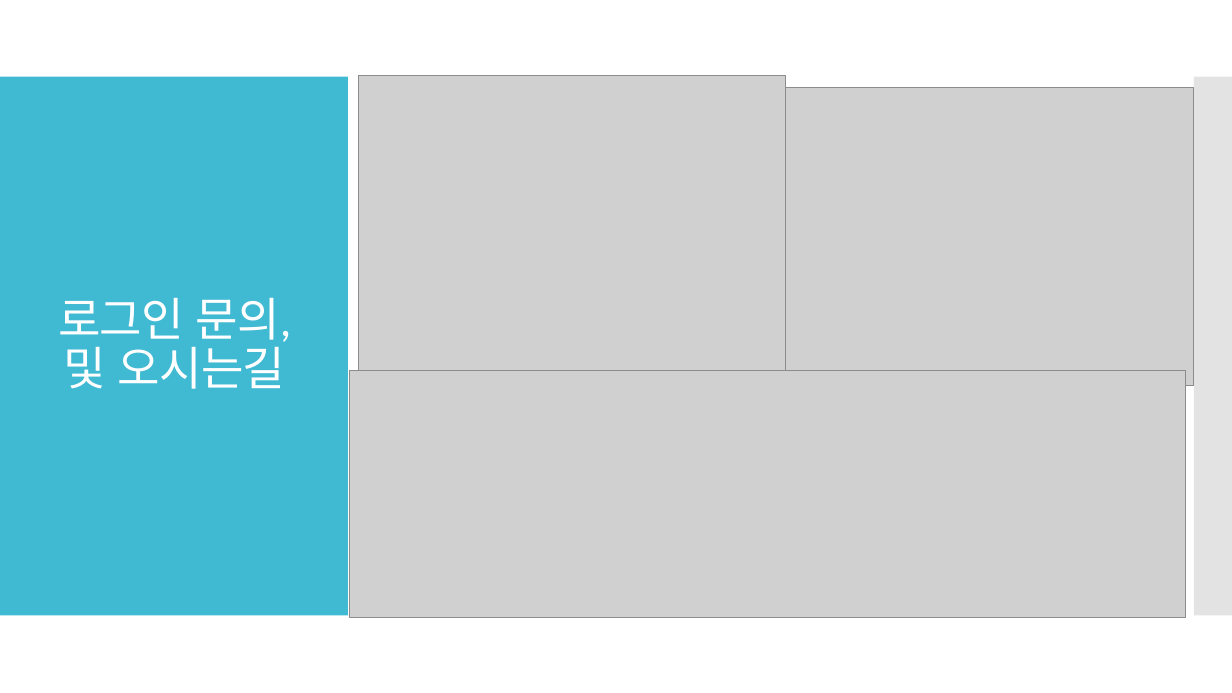
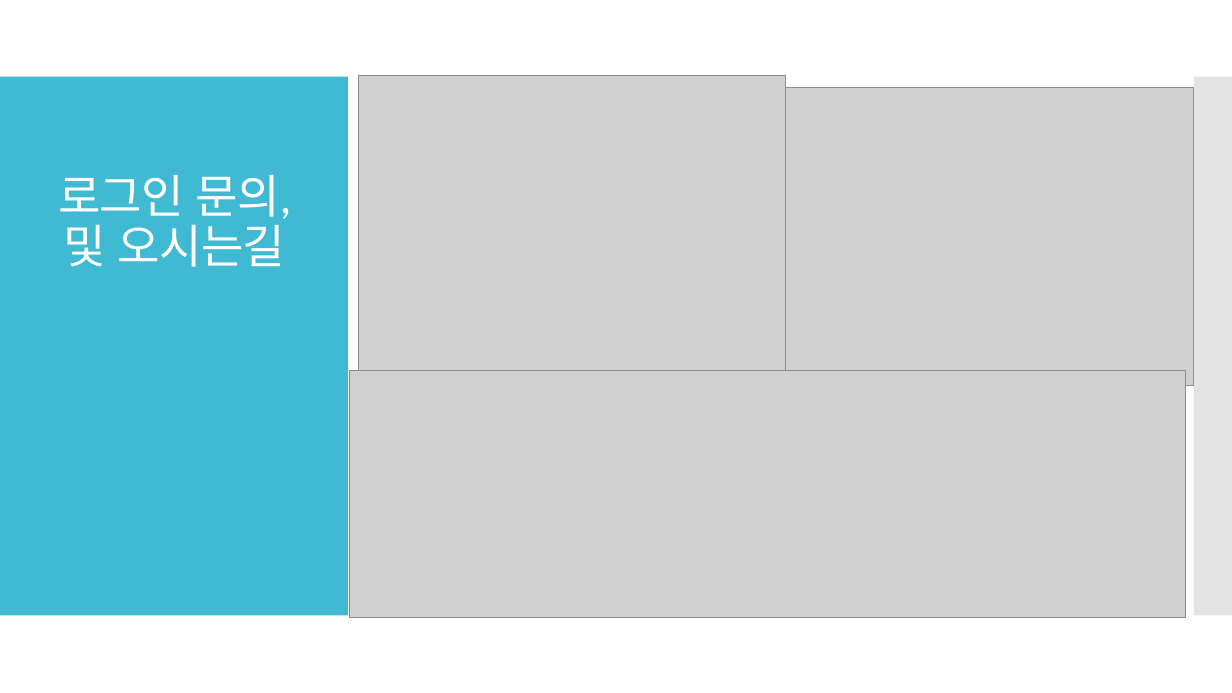
Before and after one commit to kdjdj77/Cinema, a slide deck: slide 17 of doc/final/final.pptx. Drawn at 1232x693 pixels with LibreOffice and Linux fonts; fonts in the diff are those of the drawing; grey boxes stand for pictures. Boxes give left, top, right and bottom in pixels: in the first picture for what was removed or moved away, otherwise in the second. Text is boxed around its words. In the diff, an @@ line names an element or a change of style, - is before the commit and + after.

```diff
--- a/doc/final/final.pptx
+++ b/doc/final/final.pptx
@@ title "로그인 문의, 및 오시는길": place and size @@
-title "로그인 문의, 및 오시는길" at (58, 297, 292, 389)
+title "로그인 문의, 및 오시는길" at (58, 174, 292, 267)
```
Also in this commit, not shown: 4 other slides changed.
